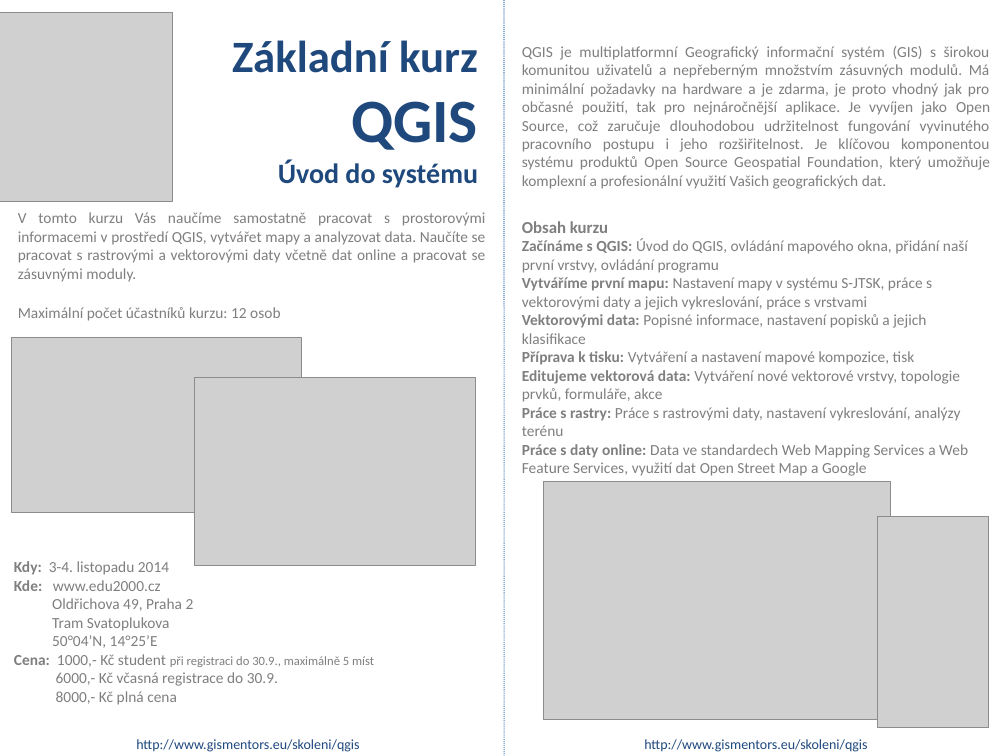
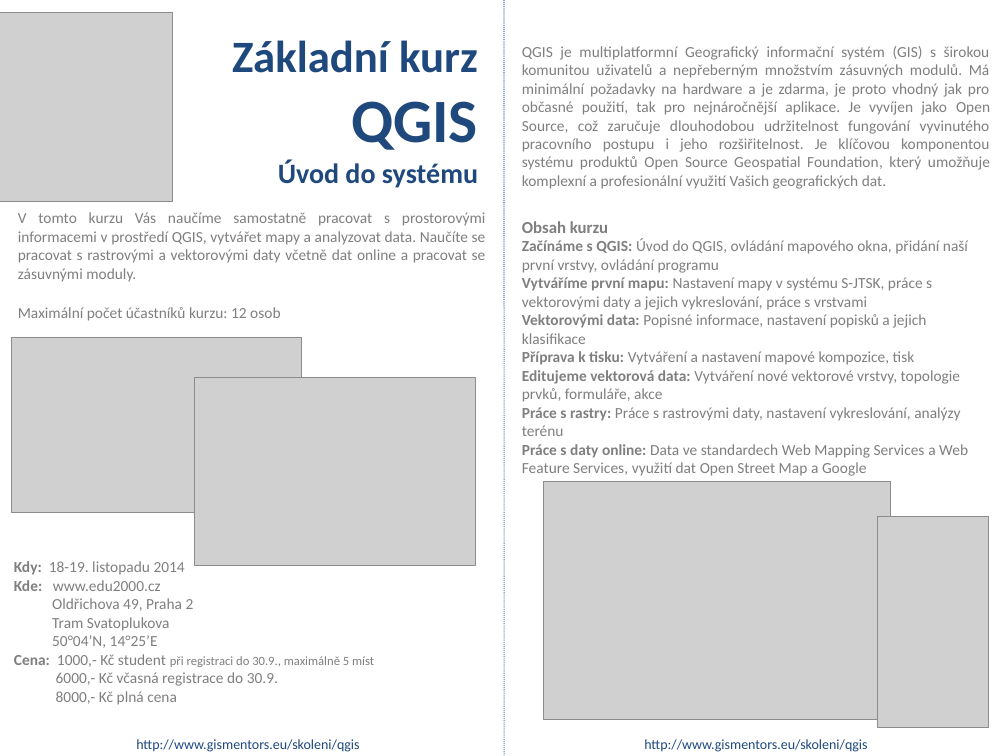
Before and after one commit to GISMentors/marketing, a slide deck: slide 1 of flyers/skoleni-qgis-zakladni.odp. Drawn at 1008x756 pixels with LibreOffice and Linux fonts; fonts in the diff are those of the drawing; grey boxes stand for pictures. Boxes give left, top, right and bottom in pixels: in the first picture for what was removed or moved away, otherwise in the second. Text is boxed around its words. In the diff, an @@ line names an element or a change of style, - is before the commit and + after.

```diff
--- a/flyers/skoleni-qgis-zakladni.odp
+++ b/flyers/skoleni-qgis-zakladni.odp
@@ text in free at (14,561,185,575): text changed @@
-Kdy: 3-4. listopadu 2014
+Kdy: 18-19. listopadu 2014
```
Also in this commit, not shown: 2 other files.
